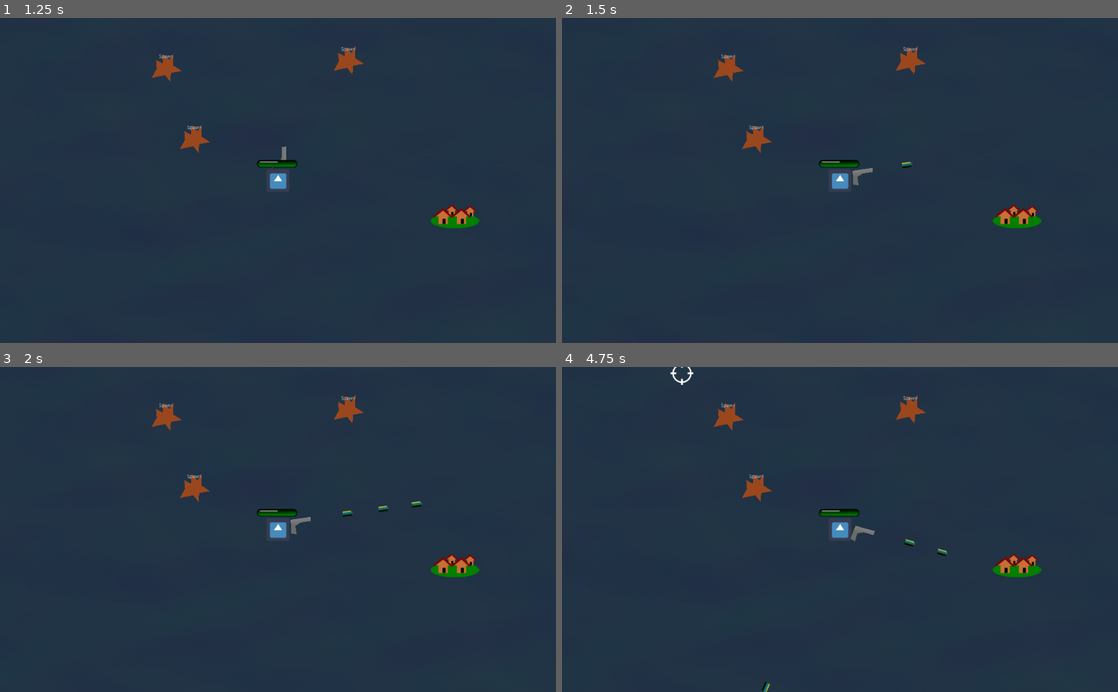
Above: before the commit, frames 1-4 (two rows, left to right).
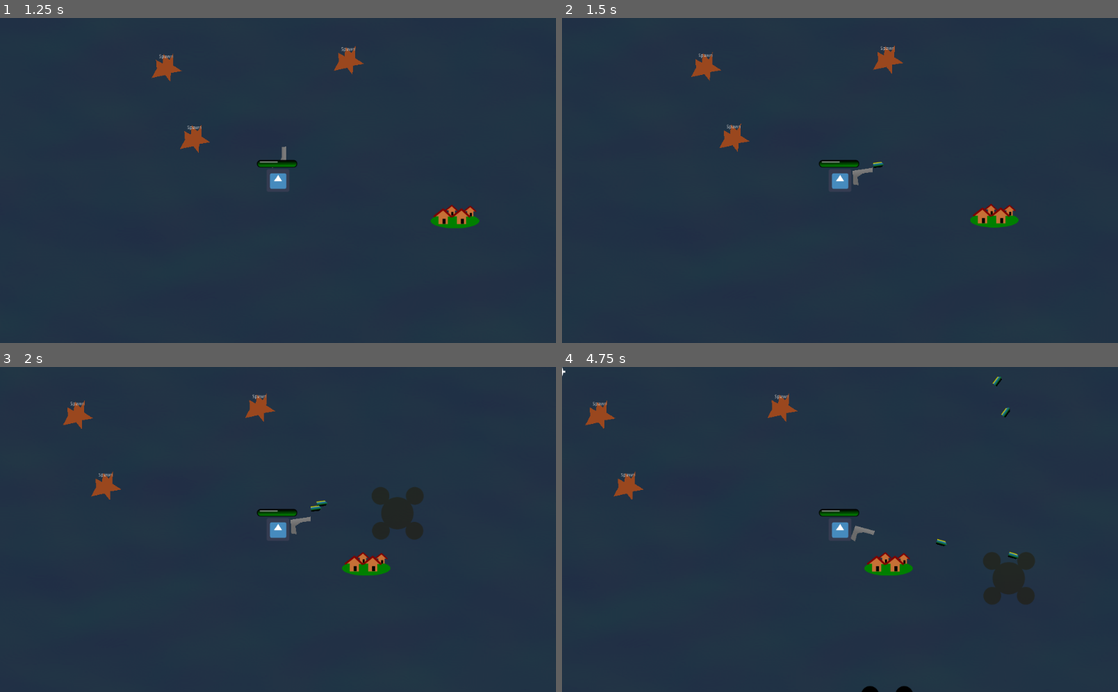
Above: after the commit, the same moments.

Repository: smclaughlan/GWJ52
Game: Godot game, scene res://Main.tscn
The game is run twice, just before and just after one commit, with the same random seed, the same clock (stepped at 60 frames per second) and the same inputs. The engine's default icon, where the game draws it, is replaced by a stand-in: a white triangle on a blue panel in a dark square.
Inputs (mouse positions are in pixels of both pictures, inside the frame that each line leads up to):
- Up to frame 1 (1.25 s): click "Play" at 0.5 s
- Up to frame 2 (1.5 s): tap Enter at 1.25 s; move the mouse to (962, 164) at 1.27 s; hold Right (ui_right) from 1.28 s (still down); hold Space (shoot) from 1.28 s (still down)
- Up to frame 3 (2 s): keep holding Right (ui_right); keep holding Space (shoot); tap B (toggle_towerbuild) at 1.55 s
- Up to frame 4 (4.75 s): move the mouse to (728, 545) at 2.02 s; release Right (ui_right) at 2.03 s; release Space (shoot) at 2.03 s; hold Down (ui_down) 2.03-2.78 s; tap B (toggle_towerbuild) at 2.1, 3.05, 3.6, 4.55 s; tap Space (shoot) at 2.3, 3.8 s; move the mouse to (895, 458) at 2.77 s; hold Right (ui_right) 2.78-3.53 s; hold Space (shoot) 2.78-3.53 s; move the mouse to (812, 594) at 3.52 s; hold Up (ui_up) 3.53-4.28 s; move the mouse to (1006, 578) at 4.27 s; hold Left (ui_left) from 4.28 s (still down); hold Space (shoot) from 4.28 s (still down)

Frame 1 is identical in both runs. In frame 2, 2.0% of the frame differs, in the area x 23-87%, y 8-65%; in frame 3, 3.2%, in the area x 11-87%, y 8-65%; in frame 4, 3.2%.
Error before the commit: Parse Error: The function "toggle_towerbuildmode" already exists in this class (at line 89). (res://Scenes/Player/PlayerAvatar.gd:111)

Commit message:
Remove duplicate code

Diff:
--- a/GodotProject/Scenes/Player/PlayerAvatar.gd
+++ b/GodotProject/Scenes/Player/PlayerAvatar.gd
@@ -107,25 +107,3 @@
 		return
 
 	tower_buildmode_visual.global_position = get_global_mouse_position()
-
-func toggle_towerbuildmode():
-	is_placing_tower = !is_placing_tower
-	if is_placing_tower:
-		# Create green tower base to visualize where tower will be placed.
-		tower_buildmode_visual = tower_buildmode.instance()
-		tower_buildmode_visual.store_player(self)
-		get_tree().get_root().add_child(tower_buildmode_visual)
-	else:
-		# Stop showing the green tower base visual.
-		tower_buildmode_visual.queue_free()
-
-	for weapon in weapons:
-		if weapon.has_method("toggle_shooting"):
-			weapon.toggle_shooting()
-
-
-func update_tower_build_visual():
-	if !is_placing_tower:
-		return
-
-	tower_buildmode_visual.global_position = get_global_mouse_position()
